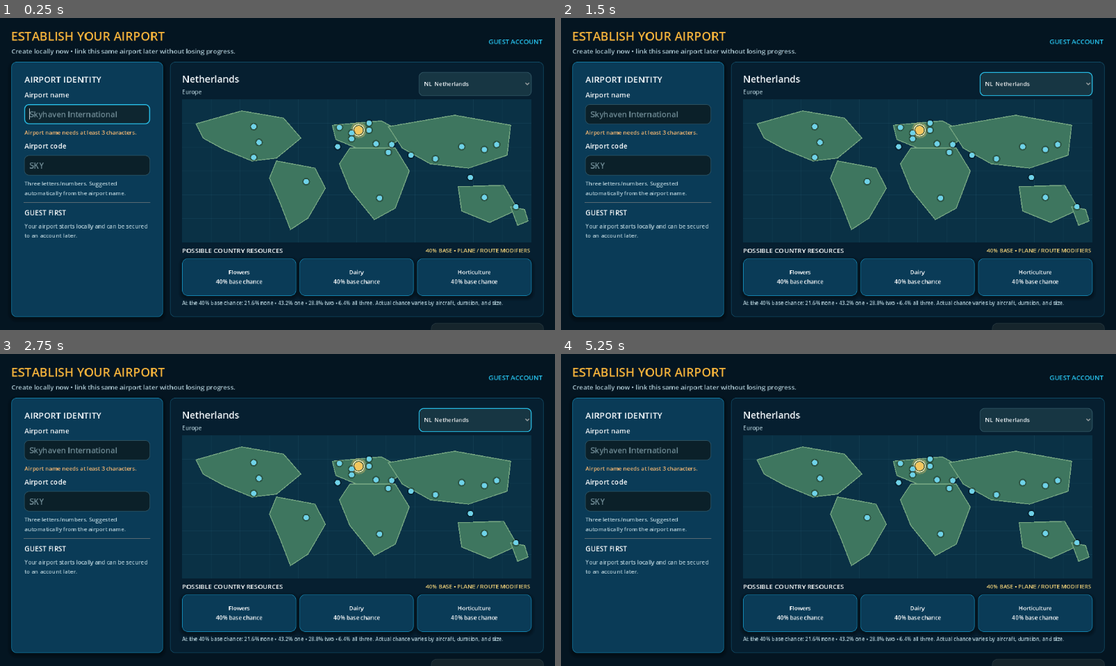
Above: before the commit, frames 1-4 (two rows, left to right).
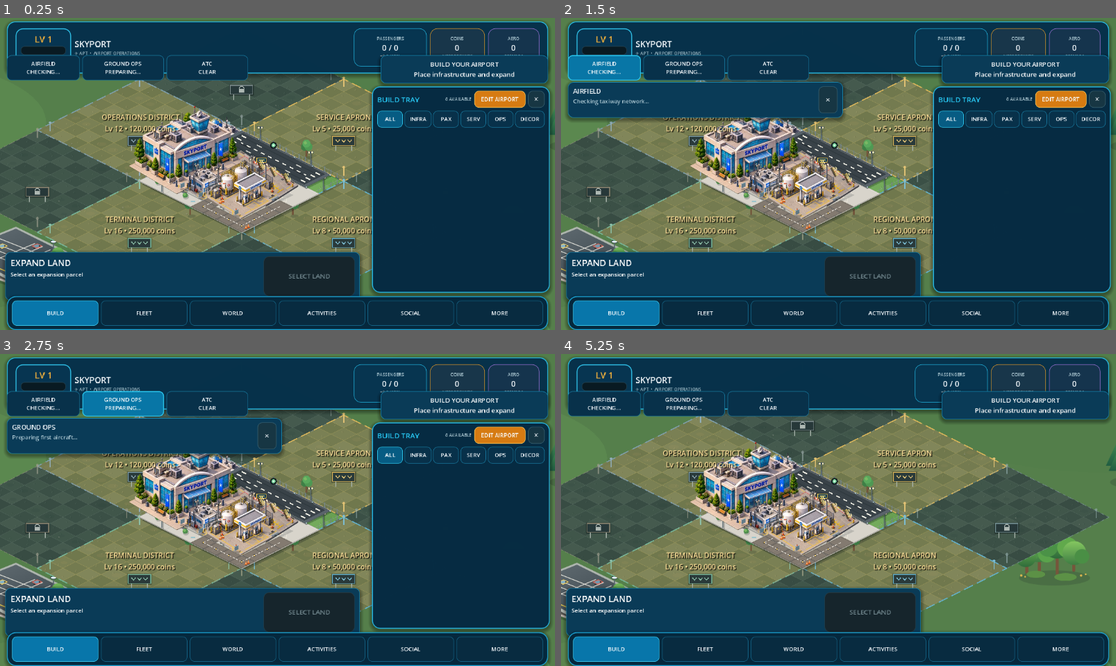
Above: after the commit, the same moments.

Repository: elroynbenjamins/SkyportOnline
Game: Godot game, scene res://src/main/Main.tscn
Two runs of this game, one before a commit and one after it. Both use one fixed random seed, a clock stepped at 60 frames per second and the inputs below.
Inputs (mouse positions are in pixels of both pictures, inside the frame that each line leads up to):
- Up to frame 1 (0.25 s): no input
- Up to frame 2 (1.5 s): click (1038, 83) at 0.5 s, where only the run before the commit has a clickable "NL Netherlands"; click (605, 67) at 1.25 s, where only the run after the commit has a clickable "AIRFIELD CHECKING..."
- Up to frame 3 (2.75 s): click (122, 403) at 2 s, where only the run after the commit has a clickable "GROUND OPS PREPARING..."
- Up to frame 4 (5.25 s): click (766, 403) at 2.75 s, where only the run after the commit has a clickable "ATC CLEAR"; click (827, 435) at 3.5 s, where only the run after the commit has a clickable "✕"; click (1060, 435) at 4.25 s, where only the run after the commit has a clickable "EDIT AIRPORT"; click (1099, 435) at 5 s, where only the run after the commit has a clickable "✕"

The runs differ from the first frame. In frame 1, 75% of the frame differs, in the area x 0-100%, y 0-100%; in frame 2, 73%; in frame 3, 73%; in frame 4, 87%.
Error after the commit: Parse Error: Could not resolve super class inheritance from "res://src/main/Main.gd". (res://src/main/ProgressionMain.gd:1)

Commit message:
Polish manual passenger and SEND prompts

Diff:
--- a/src/main/Main.gd
+++ b/src/main/Main.gd
@@ -1088,10 +1088,16 @@
 				"warning"
 			)
 		"READY_FOR_DEPARTURE":
-			hud.set_operation_status(
-				"%s ready • waiting for runway" % label,
-				"warning"
-			)
+			if aircraft.get_handling_action() == "SEND":
+				hud.set_operation_status(
+					"%s turnaround complete • tap SEND" % label,
+					"warning"
+				)
+			else:
+				hud.set_operation_status(
+					"%s ready • waiting for runway" % label,
+					"warning"
+				)
 		"WAITING_FUEL":
 			hud.set_operation_status("%s parked • fuel required" % label)
 
@@ -2529,15 +2535,29 @@
 			)
 		})
 
+	var manual_wait := (
+		aircraft.uses_manual_handling()
+		and not aircraft.uses_handling_automation()
+	)
+	if manual_wait:
+		aircraft.set_handling_action("LOAD")
 	aircraft.set_turnaround_status(
-		"Passengers %d / %d\nWAITING" % [
+		(
+			"Passengers %d / %d\nTap LOAD"
+			if manual_wait
+			else "Passengers %d / %d\nWAITING"
+		) % [
 			passenger_economy.get_passengers(),
 			required
 		],
 		"warning"
 	)
 	hud.set_operation_status(
-		"%s waiting for passengers • %d / %d available" % [
+		(
+			"%s needs passengers before LOAD • %d / %d available"
+			if manual_wait
+			else "%s waiting for passengers • %d / %d available"
+		) % [
 			label,
 			passenger_economy.get_passengers(),
 			required
@@ -2622,6 +2642,14 @@
 				else "warning"
 			)
 		)
+		else:
+			aircraft.set_turnaround_status(
+				"Passengers %d / %d\nWAITING" % [
+					passenger_economy.get_passengers(),
+					required
+				],
+				"warning"
+			)
 
 
 func _record_boarded_passengers(amount: int) -> void:
